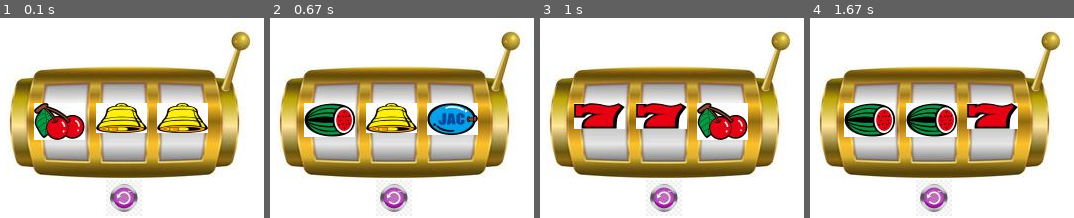
Above: before the commit, frames 1-4 (left to right).
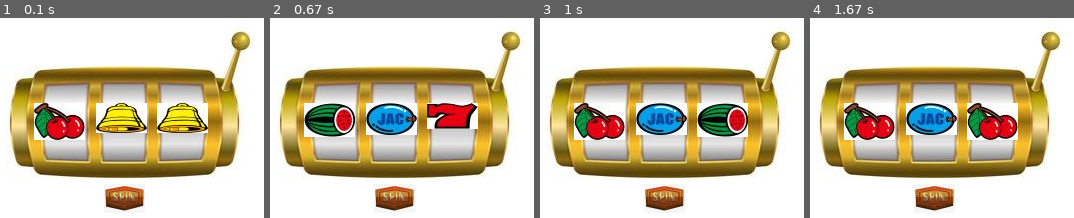
Above: after the commit, the same moments.

Repository: yahayuta/pygame_samples
Game: pygame game, started from slot_machine/main.py
The game is run twice, just before and just after one commit, with the same random seed, the same clock (stepped at 60 frames per second) and the same inputs.
Inputs (mouse positions are in pixels of both pictures, inside the frame that each line leads up to):
- Up to frame 1 (0.1 s): no input
- Up to frame 2 (0.67 s): click (394, 198) at 0.38 s
- Up to frame 3 (1 s): click (664, 198) at 0.72 s
- Up to frame 4 (1.67 s): no input

The runs differ from the first frame. In frame 1, 1.7% of the frame differs, in the area x 39-55%, y 81-97%; in frame 2, 7.3%; in frame 3, 11%, in the area x 12-79%, y 42-97%; in frame 4, 11%.

Commit message:
adjust parameters

Diff:
--- a/slot_machine/main.py
+++ b/slot_machine/main.py
@@ -22,7 +22,7 @@
     pygame.image.load("image_files/seven.jpg"),
     pygame.image.load("image_files/wm.jpg"),
 ]
-spin_button = pygame.image.load("image_files/spin.jpg")
+spin_button = pygame.image.load("image_files/spin.png")
 spin_button_rect = spin_button.get_rect()
 spin_button_rect.center = (WIDTH // 2, HEIGHT - 20)
 
@@ -46,7 +46,7 @@
         self.current_index = random.randint(0, self.num_images - 1)
 
     def start_spin(self):
-        self.speed = random.randint(10, 20)
+        self.speed = random.randint(5000, 10000)
         self.spin_duration = random.randint(20, 40)
         self.spin_time = 0
         self.stopped = False
@@ -100,6 +100,12 @@
         for reel in reels:
             reel.draw()
         screen.blit(spin_button, spin_button_rect)
+
+        # Check for a win
+        if reels[0].stopped == True and reels[1].stopped == True and reels[2].stopped == True and reels[0].current_index == reels[1].current_index == reels[2].current_index:
+            message = font.render("You Win!", True, BLACK)
+            screen.blit(message, (WIDTH / 4, 0))
+
         pygame.display.flip()
 
 # Start the game loop
Not shown, changed: README.md
Binary file removed: slot_machine/image_files/spin.jpg
Binary file added: slot_machine/image_files/spin.png
